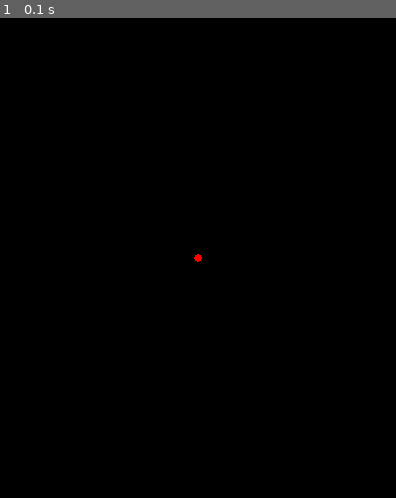
Above: before the commit, frame 1.
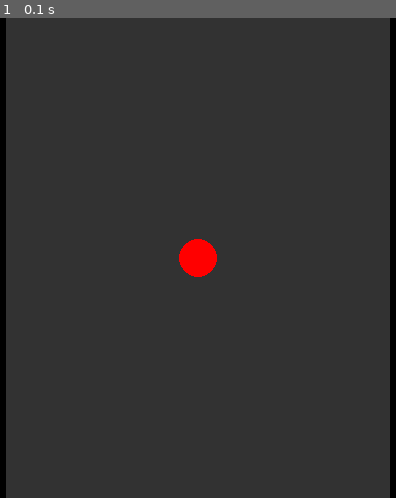
Above: after the commit, the same moment.

Repository: ArthyDeveloper/PyTris
Game: pygame game, started from main.py
The game is run twice, just before and just after one commit, with the same random seed, the same clock (stepped at 60 frames per second) and the same inputs.
Inputs:
- Up to frame 1 (0.1 s): no input

The runs differ from the first frame. In frame 1, 97% of the frame differs, in the area x 1-99%, y 0-100%.

Commit message:
Testing scaling and resizing objects.

Diff:
--- a/game/pygame.py
+++ b/game/pygame.py
@@ -1,6 +1,6 @@
 from settings import (
-  screen_width,
-  screen_height,
+  start_screen_width,
+  start_screen_height,
   game_clock,
   background_color
 )
@@ -8,17 +8,40 @@
 
 def start():
   pygame.init()
-  screen = pygame.display.set_mode((screen_width, screen_height), pygame.RESIZABLE)
   pygame.display.set_caption("PyTris - A Tetris Clone")
-  circle_pos = pygame.Vector2(screen.get_width() / 2, screen.get_height() / 2)
+
+  # Screen and surfaces set up
+  screen = pygame.display.set_mode((start_screen_width, start_screen_height), pygame.RESIZABLE)
+  screen_width = screen.get_width()
+  screen_height = screen.get_height()
+  game_surface_pos = [math.floor(screen_width*0.8), screen_height]
+  game_surface = pygame.Surface(game_surface_pos)
+  game_surface_width = game_surface.get_width()
+  game_surface_height = game_surface.get_height()
+
+  def scale(num):
+    return int(min(game_surface_width, game_surface_height) * num)
 
   while True:
+    # Variables
+    screen_width = screen.get_width()
+    screen_height = screen.get_height()
+    game_surface_pos = [math.floor(screen_width*0.8), screen_height]
+    game_surface = pygame.Surface(game_surface_pos)
+    game_surface_width = game_surface.get_width()
+    game_surface_height = game_surface.get_height()
+    game_surface_center = (game_surface_width//2, game_surface_height//2)
+
     screen.fill(background_color)
-    circle = pygame.draw.circle(screen, "red", circle_pos, int(screen.get_height() * 0.01))
+    game_surface.fill((50, 50, 50))
+    game_surface = pygame.transform.scale(game_surface, (screen_width*0.8, screen_height))
+    pygame.draw.circle(game_surface, 'red', game_surface_center, scale(0.05))
+    screen.blit(game_surface, (math.floor(screen_width*0.1), 0))
 
     # Handling Events
     for event in pygame.event.get():
       if event.type == pygame.QUIT:
+        pygame.quit()
         sys.exit()
 
     # Handling Controls
--- a/settings.py
+++ b/settings.py
@@ -1,5 +1,5 @@
 # Pygame Window Configs
-screen_width = 480
-screen_height = 480
+start_screen_width = 480
+start_screen_height = 480
 game_clock = 15
 background_color = 0, 0, 0
